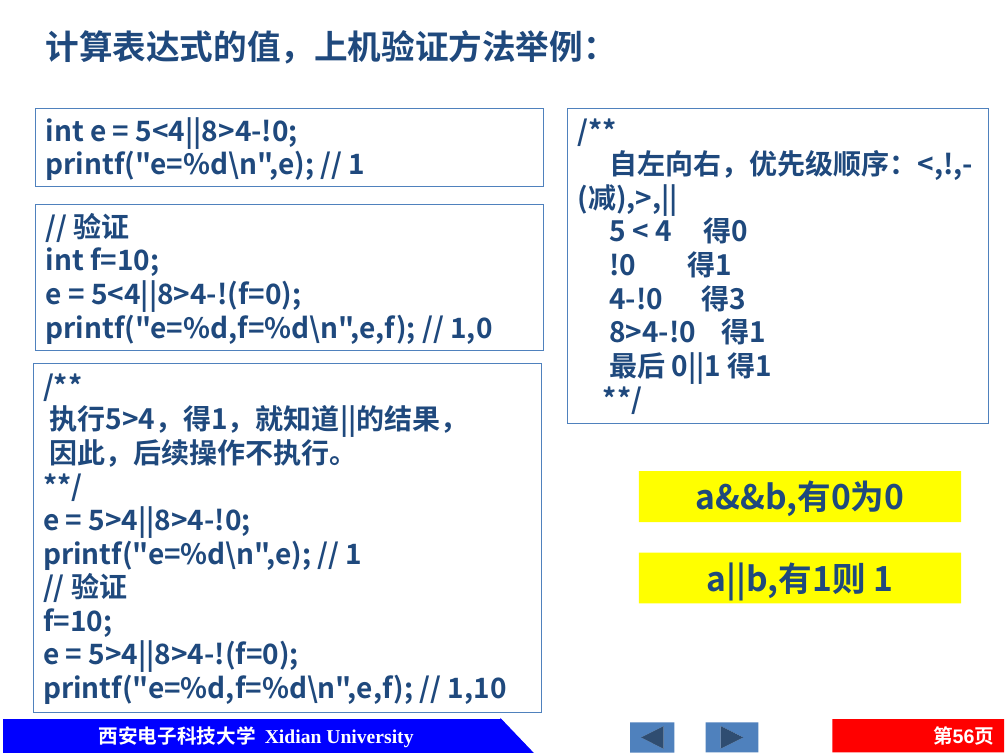
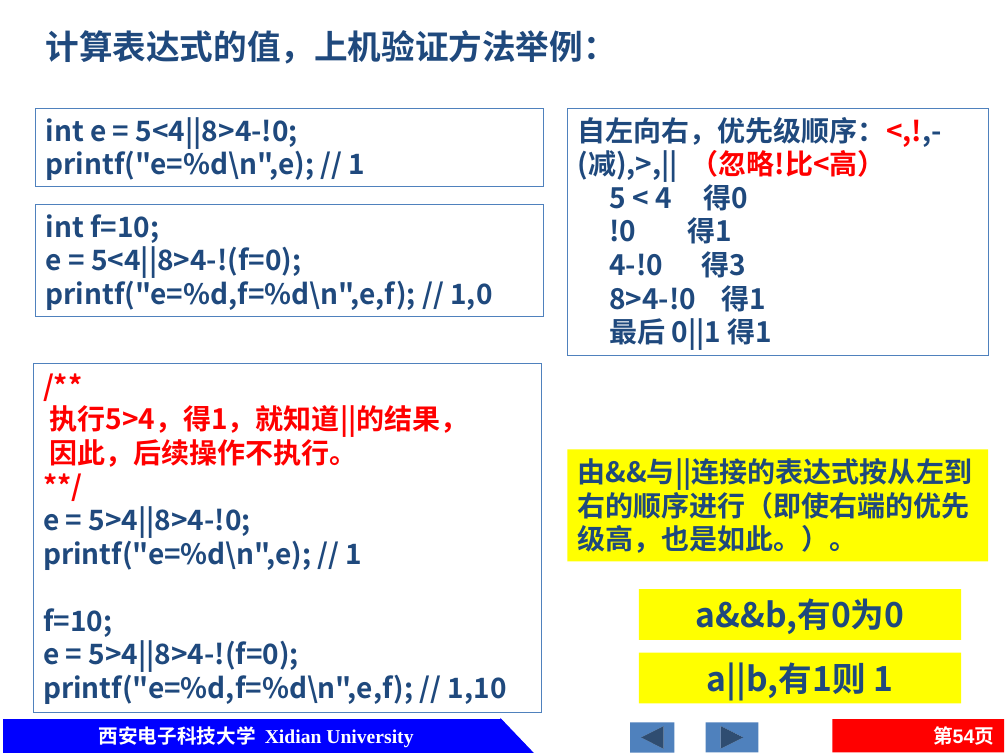
Before and after one commit to jtrfid/C-Repositories, a slide deck: slide 54 of 2016/C语言/课件/第2章 C的基本数据类型及运算.pptx (slide 56 before the commit). Drawn at 1008x756 pixels with LibreOffice and Linux fonts; fonts in the diff are those of the drawing. Boxes give left, top, right and bottom in pixels: in the first picture for what was removed or moved away, otherwise in the second. Text is boxed around its words. In the diff, an @@ line names an element or a change of style, - is before the commit and + after.

```diff
--- a/2016/C语言/课件/第2章 C的基本数据类型及运算.pptx
+++ b/2016/C语言/课件/第2章 C的基本数据类型及运算.pptx
@@ text in rectangle at bbox=[568, 108, 988, 356]: paragraph removed @@
-**/
@@ rectangle "自左向右，优先级顺序：<,!,-(减),>,|| （忽略!比<高）": place and size @@
-rectangle "自左向右，优先级顺序：<,!,-(减),>,|| （忽略!比<高）" at bbox=[568, 108, 988, 423]
+rectangle "自左向右，优先级顺序：<,!,-(减),>,|| （忽略!比<高）" at bbox=[568, 108, 988, 356]
@@ text in rectangle at bbox=[577, 117, 941, 182]: text changed @@
-/**
-自左向右，优先级顺序：<,!,-(减),>,||
+自左向右，优先级顺序：<,!,-(减),>,|| （忽略!比<高）
@@ rectangle "int f=10;": place and size @@
-rectangle "int f=10;" at bbox=[35, 205, 543, 351]
+rectangle "int f=10;" at bbox=[35, 205, 543, 317]
@@ text in rectangle at bbox=[74, 213, 130, 240]: paragraph removed @@
-// 验证
@@ text in rectangle at bbox=[49, 405, 468, 467]: text colour #1F497D to #FF0000 in "/**", "执行5>4，得1，就知道||的结果，", "因此，后续操作不执行。", "**/" @@
@@ rectangle added at bbox=[568, 450, 988, 561], fill #FFFF00, 20 pt, text #1F497D, bold @@
+由&&与||连接的表达式按从左到右的顺序进行（即使右端的优先级高，也是如此。）。
@@ text in rectangle at bbox=[71, 573, 127, 600]: paragraph removed @@
-// 验证
@@ rectangle "a&&b,有0为0": place and size @@
-rectangle "a&&b,有0为0" at bbox=[639, 471, 962, 522]
+rectangle "a&&b,有0为0" at bbox=[639, 589, 962, 640]
@@ rectangle "a||b,有1则 1": place and size @@
-rectangle "a||b,有1则 1" at bbox=[639, 552, 962, 604]
+rectangle "a||b,有1则 1" at bbox=[639, 652, 962, 704]
@@ page number at bbox=[933, 726, 994, 745]: text changed @@
-第56页
+第54页
```
Also in this commit, not shown: 5 other slides changed, 2 slides removed, 2 other files.
